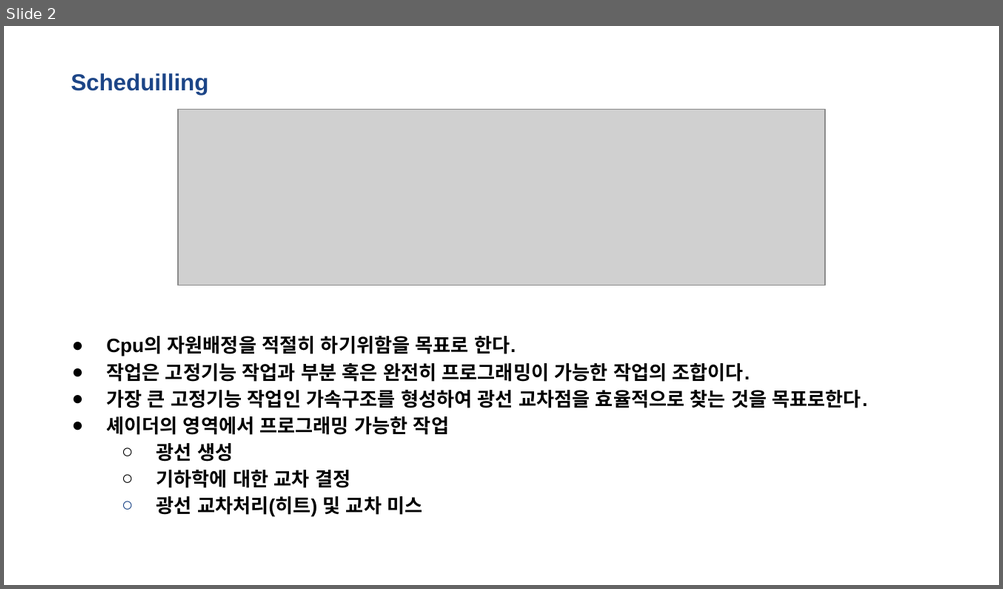
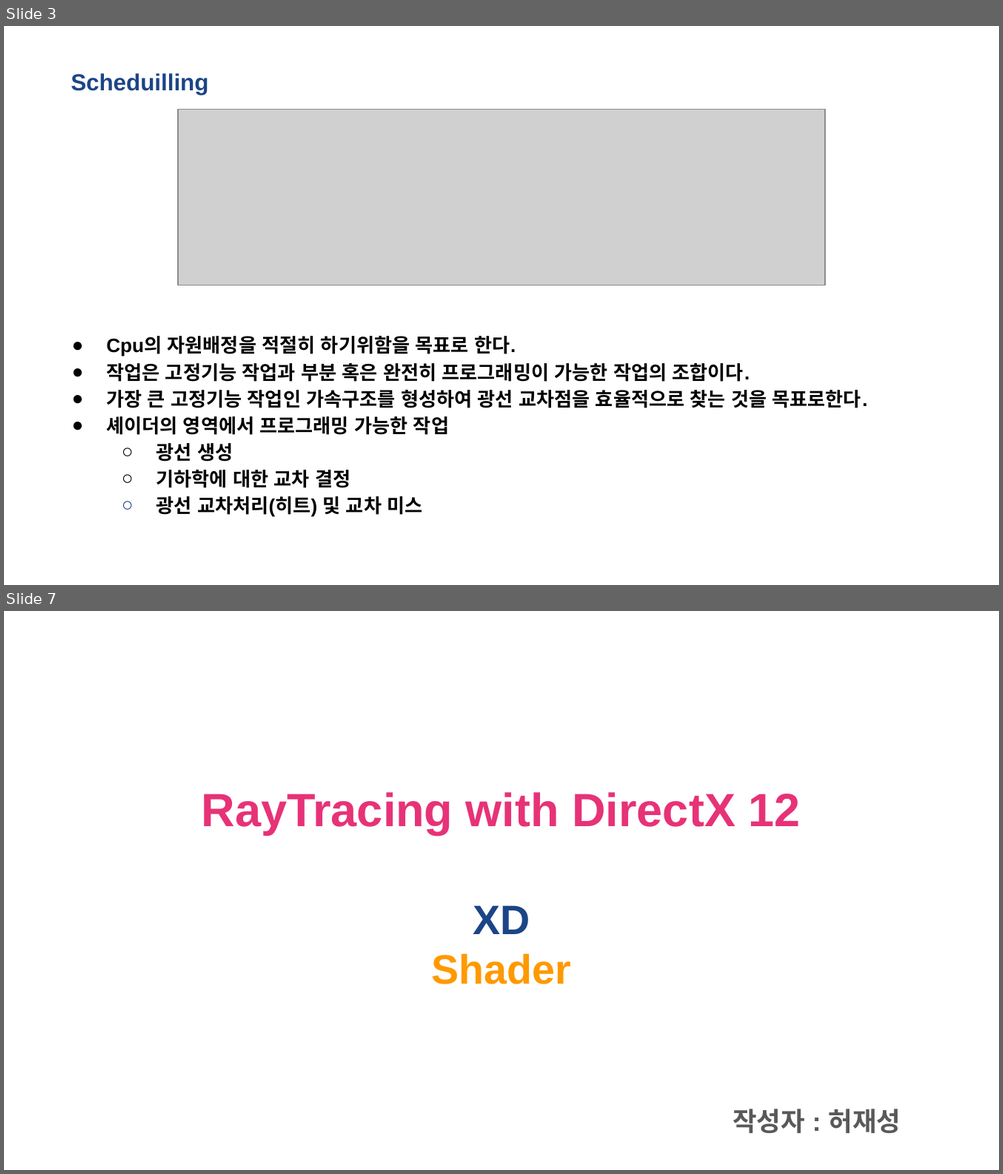
Before and after one commit to kiption/XD, a slide deck: Lab/Client/RayTracing with DirectX 12.pptx. Shown one above the other, each under a label of ours: slide 2 before the commit, slides 3 and 7 after it; the slides between them are not shown. The pictures are 1003x589 and 1003x1174 pixels, drawn with LibreOffice and Linux fonts; fonts in the diff are those of the drawing; grey boxes stand for pictures. Boxes give left, top, right and bottom in pixels: in the first picture for what was removed or moved away, otherwise in the second. Text is boxed around its words. In the diff, an @@ line names an element or a change of style, - is before the commit and + after.

Commit message:
#01-21 허재성 DXR_3
Shader
쉐이더 종류와
광선 생성, 미스, 히트, 교차 공부

```diff
--- a/Lab/Client/RayTracing with DirectX 12.pptx
+++ b/Lab/Client/RayTracing with DirectX 12.pptx
@@ slide 7 added at (4,611,999,1170), background #FFFFFF @@
@@ title added at (202,792,800,985), 33.8 pt, text #E73277, bold @@
+RayTracing with DirectX 12
+XD
+Shader
@@ subtitle added at (732,1109,901,1133), 19 pt, text #595959, bold @@
+작성자 : 허재성
@@ what was slide 2 is now slide 3 @@
```
Also in this commit, not shown: 3 slides changed, 9 other slides added, 1 slide removed.
